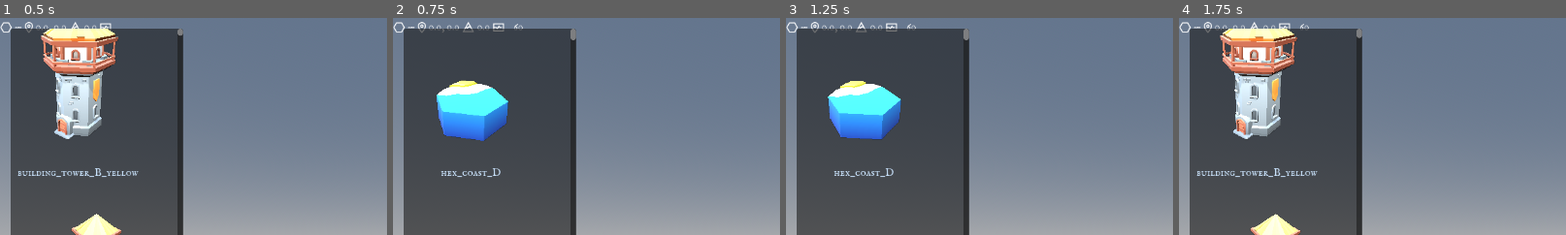
Above: before the commit, frames 1-4 (left to right).
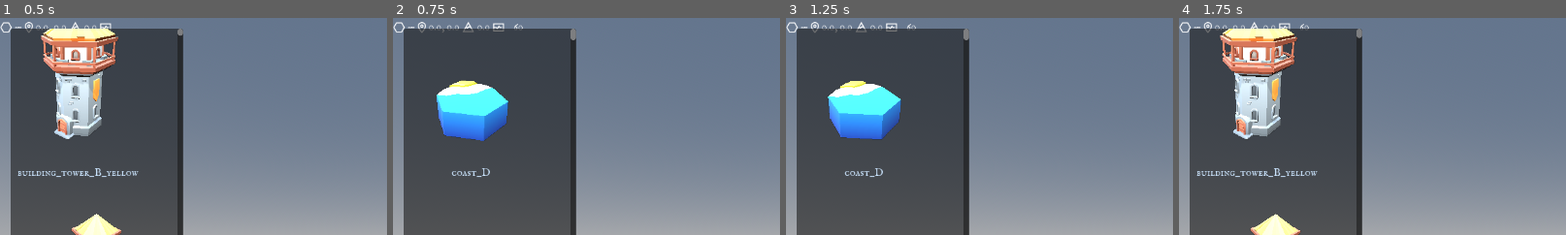
Above: after the commit, the same moments.

Repository: guillaumedelre/medieval-hexagon
Game: Godot game, scene res://scenes/MapEditor.tscn
Same seed, same stepped clock (60 frames per second), same inputs: the game is played once before the commit and once after it.
Inputs:
- Up to frame 1 (0.5 s): no input
- Up to frame 2 (0.75 s): click "Base" at 0.5 s
- Up to frame 3 (1.25 s): no input
- Up to frame 4 (1.75 s): click "Buildings" at 1.25 s
The pictures show only the part of the screen within x 0-50%, y 0-50%; the shares and areas given below are measured in that part.

Frame 1 is identical in both runs. In frame 2, 0.3% of the frame differs, in the area x 12-28%, y 69-74%; in frame 3, 0.3%; in frame 4, nothing differs.

Commit message:
TileBrowser is filtering assets function of the choosen layer - placements OK with ghost

Diff:
--- a/scripts/model_preview.gd
+++ b/scripts/model_preview.gd
@@ -27,7 +27,7 @@
 	if not model_path.is_empty() and model_instance == null:
 		_load_model(model_path)
 
-	mouse_filter = Control.MOUSE_FILTER_STOP
+	mouse_filter = Control.MOUSE_FILTER_IGNORE
 
 
 func _process(delta: float) -> void:
--- a/scripts/tile_browser.gd
+++ b/scripts/tile_browser.gd
@@ -11,11 +11,8 @@
 var models: Array[String] = []
 var filter_folder: String = ""   # sous-dossier actif
 
-
 func _ready() -> void:
 	set_filter("")  # affiche tout par défaut
-
-
 
 # ---------------------------------------------------------------------
 # 🔍 Applique un filtre par sous-dossier
@@ -24,8 +21,6 @@
 func set_filter(subfolder: String) -> void:
 	filter_folder = subfolder
 	_load_all_models()
-
-
 
 # ---------------------------------------------------------------------
 # 🔄 Recharge la liste selon le filtre
@@ -102,7 +97,7 @@
 	vb.add_child(preview)
 
 	var label := Label.new()
-	label.text = model_path.get_file().trim_suffix(".gltf").trim_suffix(".glb")
+	label.text = model_path.get_file().trim_suffix(".gltf").trim_suffix(".glb").trim_prefix("hex_")
 	label.autowrap_mode = TextServer.AUTOWRAP_WORD
 	label.horizontal_alignment = HORIZONTAL_ALIGNMENT_CENTER
 	label.add_theme_color_override("font_color", Color(0.8, 0.9, 1.0))
